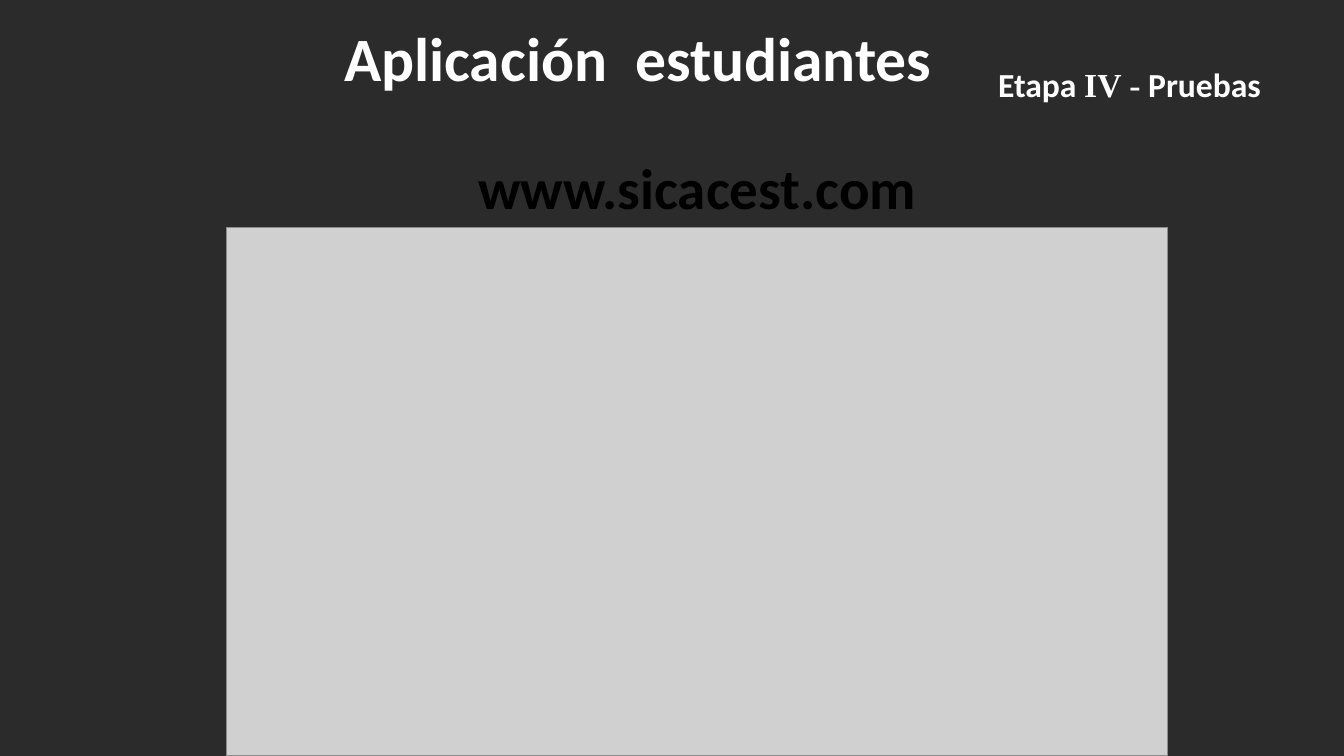
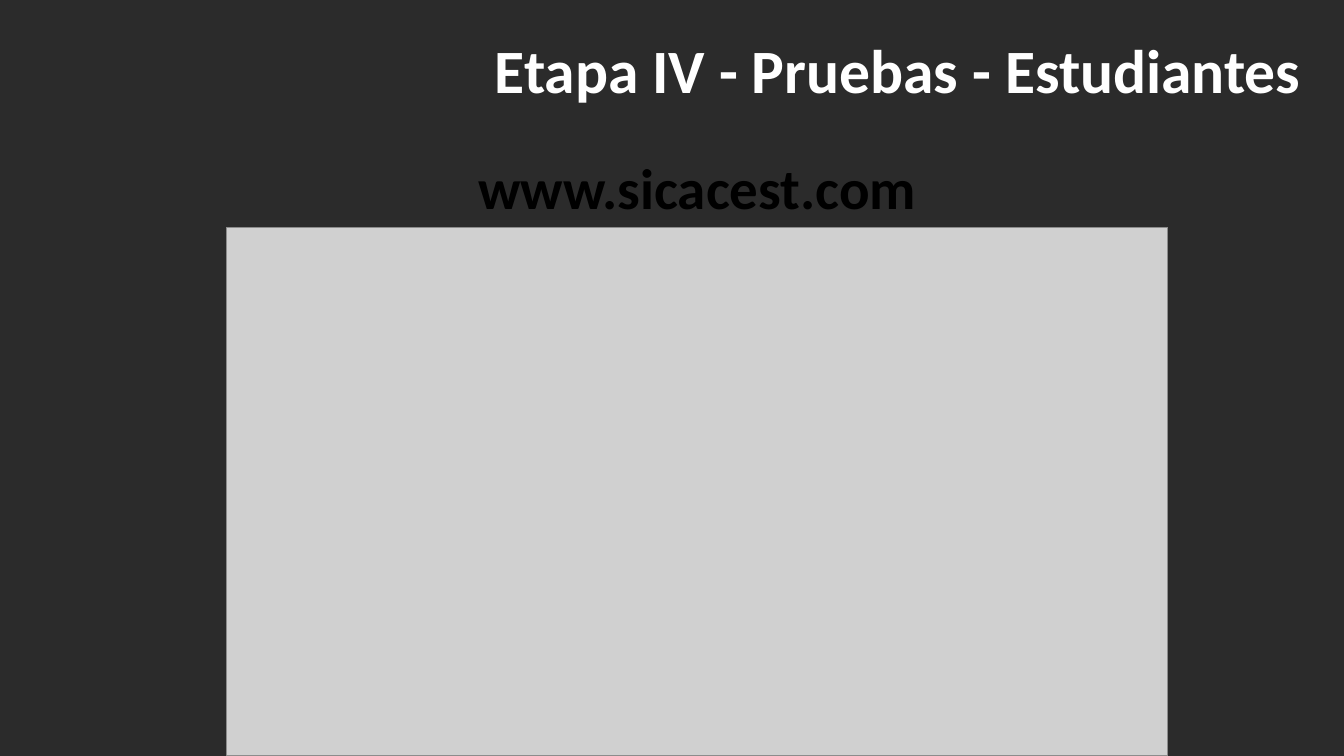
Before and after one commit to BrayanNovoa/uniminuto, a slide deck: slide 21 of expo/expo.pptx (slide 29 before the commit). Drawn at 1344x756 pixels with LibreOffice and Linux fonts; fonts in the diff are those of the drawing; grey boxes stand for pictures; background and template pictures are left out; a plain dark background stands for a picture behind light text. Boxes give left, top, right and bottom in pixels: in the first picture for what was removed or moved away, otherwise in the second. Text is boxed around its words. In the diff, an @@ line names an element or a change of style, - is before the commit and + after.

```diff
--- a/expo/expo.pptx
+++ b/expo/expo.pptx
@@ title removed at [344,37,931,91] @@
-Aplicación estudiantes
@@ title "Etapa IV - Pruebas - ..." at [495,49,1300,103]: vertical alignment top to middle @@
@@ title at [495,49,1300,103]: text changed; size 24 to 44 pt @@
-Etapa IV - Pruebas
+Etapa IV - Pruebas - Estudiantes
```
Also in this commit, not shown: 18 other slides changed, 4 slides added, 11 slides removed, 3 other files.
